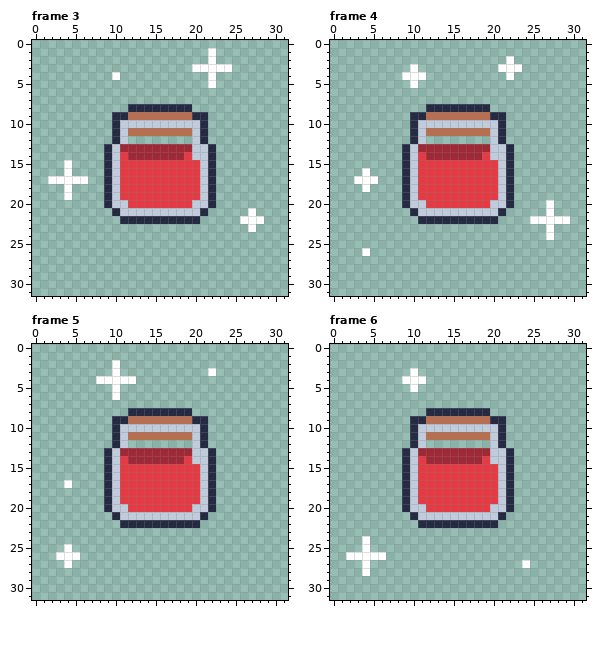
Pixel-art file, stored at environment-art/Extra Files by Sam/potion.ase. Above: the version before the commit.
32x32 pixels, 8 frames. Shown: frame 3, frame 4, frame 5, frame 6. The commit also changed other frames, which this record leaves out.
The same view after the edit:
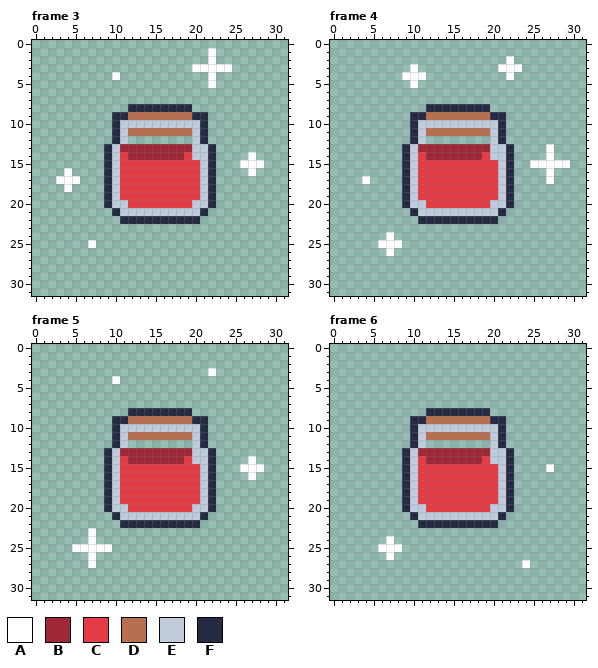
Palette (. is transparent): A #ffffff  B #9e2835  C #e43b44  D #b86f50  E #c0cbdc  F #262b44
Change:
--- frame 3, layer "Effects"
@@ x 0..31 @@
 13 .........FEBBBBBBBBBEEF.........
-14 .........FECBBBBBBBCEEF.........
-15 ....A....FECCCCCCCCCCEF.........
-16 ....A....FECCCCCCCCCCEF.........
-17 ..AAAAA..FECCCCCCCCCCEF.........
+14 .........FECBBBBBBBCEEF....A....
+15 .........FECCCCCCCCCCEF...AAA...
+16 ....A....FECCCCCCCCCCEF....A....
+17 ...AAA...FECCCCCCCCCCEF.........
 18 ....A....FECCCCCCCCCCEF.........
-19 ....A....FECCCCCCCCCCEF.........
+19 .........FECCCCCCCCCCEF.........
 20 .........FEECCCCCCCCEEF.........
-21 ..........FEEEEEEEEEEF.....A....
-22 ...........FFFFFFFFFF.....AAA...
-23 ...........................A....
+21 ..........FEEEEEEEEEEF..........
+22 ...........FFFFFFFFFF...........
+23 ................................
 24 ................................
-25 ................................
+25 .......A........................
 26 ................................
--- frame 4, layer "Effects"
@@ x 0..31 @@
 12 ..........FE........EF..........
-13 .........FEBBBBBBBBBEEF.........
-14 .........FECBBBBBBBCEEF.........
-15 .........FECCCCCCCCCCEF.........
-16 ....A....FECCCCCCCCCCEF.........
-17 ...AAA...FECCCCCCCCCCEF.........
-18 ....A....FECCCCCCCCCCEF.........
+13 .........FEBBBBBBBBBEEF....A....
+14 .........FECBBBBBBBCEEF....A....
+15 .........FECCCCCCCCCCEF..AAAAA..
+16 .........FECCCCCCCCCCEF....A....
+17 ....A....FECCCCCCCCCCEF....A....
+18 .........FECCCCCCCCCCEF.........
 19 .........FECCCCCCCCCCEF.........
-20 .........FEECCCCCCCCEEF....A....
-21 ..........FEEEEEEEEEEF.....A....
-22 ...........FFFFFFFFFF....AAAAA..
-23 ...........................A....
-24 ...........................A....
-25 ................................
-26 ....A...........................
+20 .........FEECCCCCCCCEEF.........
+21 ..........FEEEEEEEEEEF..........
+22 ...........FFFFFFFFFF...........
+23 ................................
+24 .......A........................
+25 ......AAA.......................
+26 .......A........................
 27 ................................
--- frame 5, layer "Effects"
@@ x 6..14 @@
  1 .........
- 2 ....A....
- 3 ....A....
- 4 ..AAAAA..
- 5 ....A....
- 6 ....A....
+ 2 .........
+ 3 .........
+ 4 ....A....
+ 5 .........
+ 6 .........
  7 .........
@@ x 0..31 @@
 13 .........FEBBBBBBBBBEEF.........
-14 .........FECBBBBBBBCEEF.........
-15 .........FECCCCCCCCCCEF.........
-16 .........FECCCCCCCCCCEF.........
-17 ....A....FECCCCCCCCCCEF.........
+14 .........FECBBBBBBBCEEF....A....
+15 .........FECCCCCCCCCCEF...AAA...
+16 .........FECCCCCCCCCCEF....A....
+17 .........FECCCCCCCCCCEF.........
 18 .........FECCCCCCCCCCEF.........
@@ x 1..11 @@
 22 ..........F
-23 ...........
-24 ...........
-25 ...A.......
-26 ..AAA......
-27 ...A.......
+23 ......A....
+24 ......A....
+25 ....AAAAA..
+26 ......A....
+27 ......A....
 28 ...........
--- frame 6, layer "Effects"
@@ x 7..13 @@
  2 .......
- 3 ...A...
- 4 ..AAA..
- 5 ...A...
+ 3 .......
+ 4 .......
+ 5 .......
  6 .......
@@ x 25..29 @@
 14 .....
-15 .....
+15 ..A..
 16 .....
@@ x 0..10 @@
 23 ...........
-24 ....A......
-25 ....A......
-26 ..AAAAA....
-27 ....A......
-28 ....A......
+24 .......A...
+25 ......AAA..
+26 .......A...
+27 ...........
+28 ...........
 29 ...........
